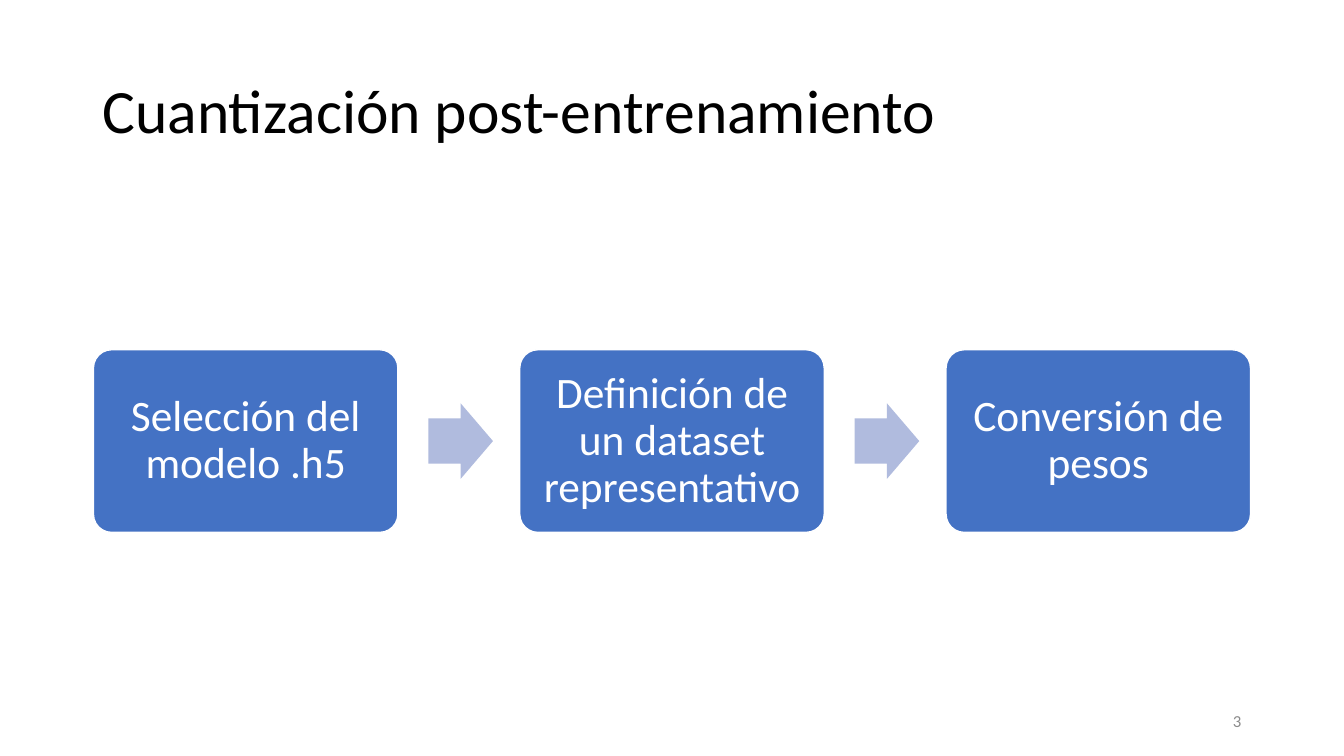
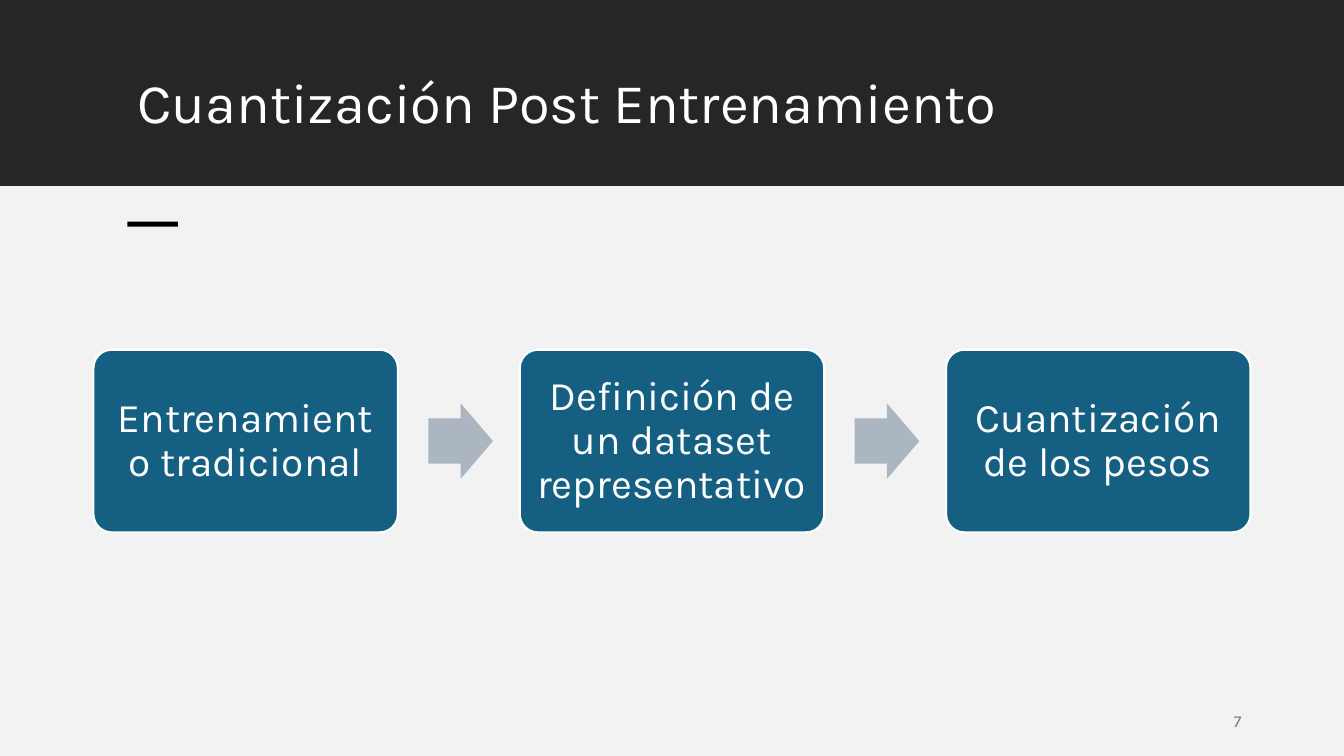
Before and after one commit to Daivd093/EdgeAI4BionicControl, a slide deck: slide 7 of Edge Computing para Control Biónico con Señales Cerebrales.pptx (slide 3 before the commit). Drawn at 1344x756 pixels with LibreOffice and Linux fonts; fonts in the diff are those of the drawing. Boxes give left, top, right and bottom in pixels: in the first picture for what was removed or moved away, otherwise in the second. Text is boxed around its words. In the diff, an @@ line names an element or a change of style, - is before the commit and + after.

```diff
--- a/Edge Computing para Control Biónico con Señales Cerebrales.pptx
+++ b/Edge Computing para Control Biónico con Señales Cerebrales.pptx
@@ rectangle added at [0,0,1344,186], fill #262626 @@
@@ title "Cuantización Post Entrenamiento" at [138,80,997,124]: vertical alignment middle to top @@
@@ title at [138,80,997,124]: text changed; size 44 to 40 pt; font Calibri to Karla; text colour #000000 to #FFFFFF @@
-Cuantización post-entrenamiento
+Cuantización Post Entrenamiento
@@ rectangle added at [0,187,1344,756], fill #F2F2F2 @@
@@ rectangle added at [128,222,178,227], fill #000000 @@
@@ text "Definición de un dataset representativo" at [537,379,806,508]: size 31 to 29 pt, font Calibri to Karla @@
@@ fill #4472C4 to #156082; outline #FFFFFF 1 pt to #FFFFFF 1.5 pt in 3 elements at [94,350,398,532], [520,350,825,532], [947,350,1251,532] @@
@@ right arrow at [429,403,493,479]: fill #B0BCDE to #ACB7C1 @@
@@ right arrow at [855,403,920,479]: fill #B0BCDE to #ACB7C1 @@
@@ text at [976,401,1221,486]: text changed; size 31 to 29 pt; font Calibri to Karla @@
-Conversión de pesos
+Cuantización de los pesos
@@ text at [160,448,362,477]: text changed; size 31 to 29 pt; font Calibri to Karla @@
-Selección del modelo .h5
+Entrenamiento tradicional
@@ page number at [1234,716,1242,727]: text changed; font Calibri to Karla; text colour #8C8C8C to #797979 @@
-3
+7
```
Also in this commit, not shown: 2 other slides changed, 33 slides added, 19 slides removed, 2 other files.
